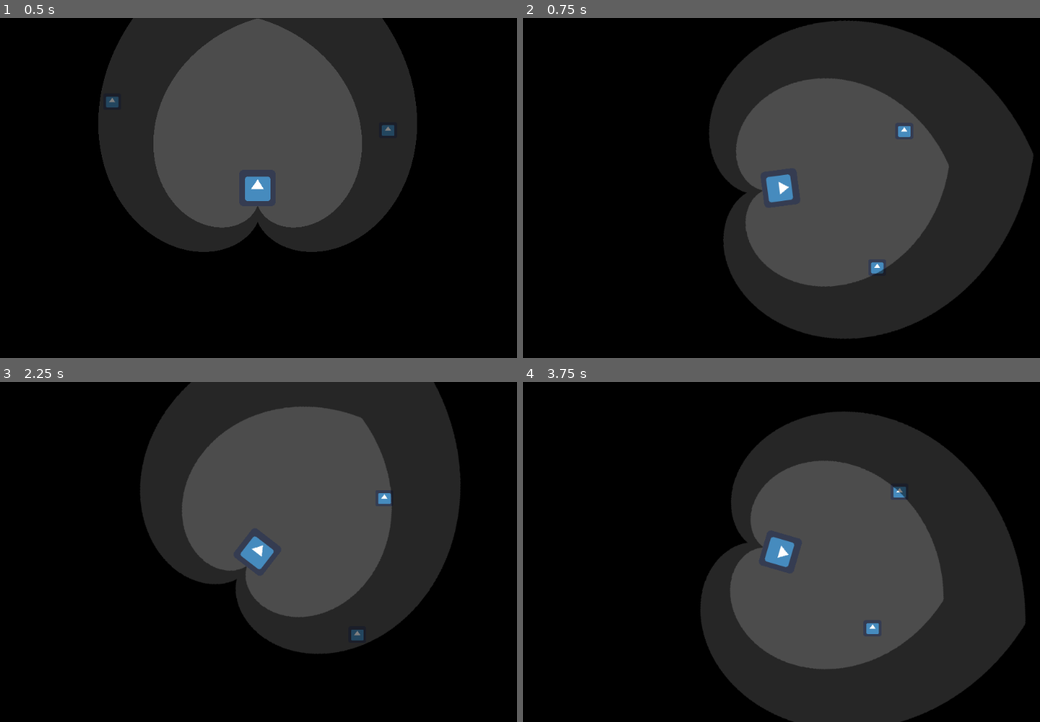
Above: before the commit, frames 1-4 (two rows, left to right).
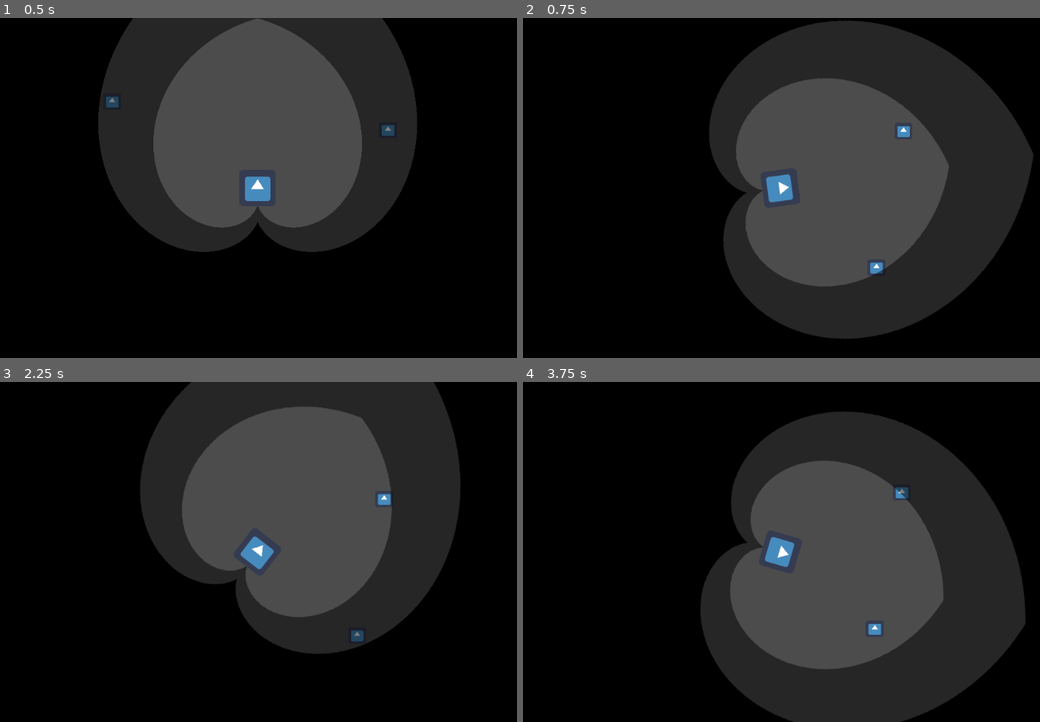
Above: after the commit, the same moments.

Repository: ebrahimebrahim/hungry_and_slow
Game: Godot game, scene res://Main.tscn
The game is run twice, just before and just after one commit, with the same random seed, the same clock (stepped at 60 frames per second) and the same inputs. The engine's default icon, where the game draws it, is replaced by a stand-in: a white triangle on a blue panel in a dark square.
Inputs (mouse positions are in pixels of both pictures, inside the frame that each line leads up to):
- Up to frame 1 (0.5 s): no input
- Up to frame 2 (0.75 s): tap Enter at 0.5 s; move the mouse to (910, 171) at 0.52 s; click (910, 171) at 0.67 s
- Up to frame 3 (2.25 s): tap Space at 1.25 s; move the mouse to (139, 569) at 1.27 s; click (139, 569) at 1.42 s; tap Enter at 2 s; move the mouse to (315, 477) at 2.02 s; click (315, 477) at 2.17 s
- Up to frame 4 (3.75 s): tap Space at 2.75 s; move the mouse to (750, 620) at 2.77 s; click (750, 620) at 2.92 s; tap Enter at 3.5 s; move the mouse to (957, 603) at 3.52 s; click (957, 603) at 3.67 s

Frame 1 is identical in both runs. In frame 2, less than 0.1% of the frame differs, in the area x 67-75%, y 31-76%; in frame 3, less than 0.1%; in frame 4, 0.1%, in the area x 66-75%, y 30-75%.

Commit message:
fix player speed
Previously there was no speed-- it was frame-based movement

Diff:
--- a/hungry_and_slow/Player.gd
+++ b/hungry_and_slow/Player.gd
@@ -1,10 +1,18 @@
 extends Node2D
 
-export var direction_vec = Vector2(0,-1)
+var direction_vec = Vector2(0,-1)
+
+var max_speed = 200
+var speed_control_radius = 200
+
+var F   = 300
+var DF  = 150
+var B   = 30
+var DB  = 30
+
 
 func _ready():
 	update_direction(self.direction_vec)
-
 	create_mask()
 
 
@@ -17,11 +25,11 @@
 	return self.get_global_mouse_position() - position
 
 func _process(delta):
-
 	if (Input.is_mouse_button_pressed(BUTTON_LEFT)):
 		var rel_mouse_pos : Vector2 = get_mouse_relpos()
-		update_direction(rel_mouse_pos)
-		self.position += rel_mouse_pos / 75 # peupy for now
+		update_direction(rel_mouse_pos) # TODO: Instead of udating dir vec, impulse it the right way a small amt "rot speed"
+		var speed = max_speed * min(rel_mouse_pos.length(),speed_control_radius)/float(speed_control_radius)
+		self.position += (speed * delta) * direction_vec
 
 
 func create_mask():
@@ -34,10 +42,7 @@
 	var p = Vector2(img.get_width()/2,img.get_height()/2)
 
 	# forward and backward view distances
-	var F   = 300
-	var DF  = 150
-	var B   = 30
-	var DB  = 30
+
 
 	for y in range(img.get_height()):
 		for x in range(img.get_width()):
